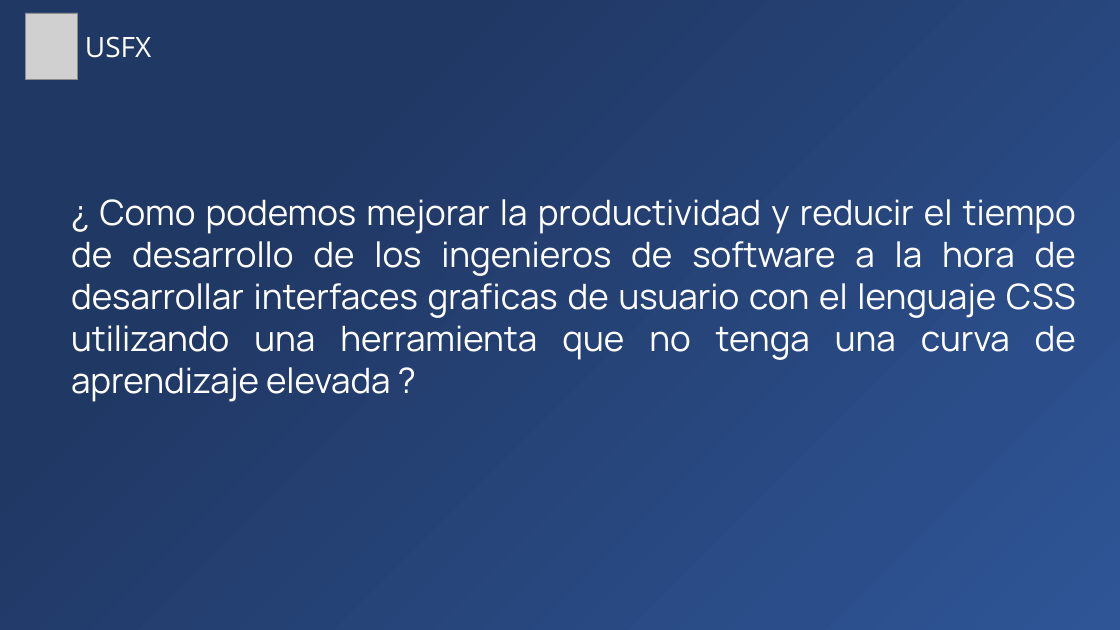
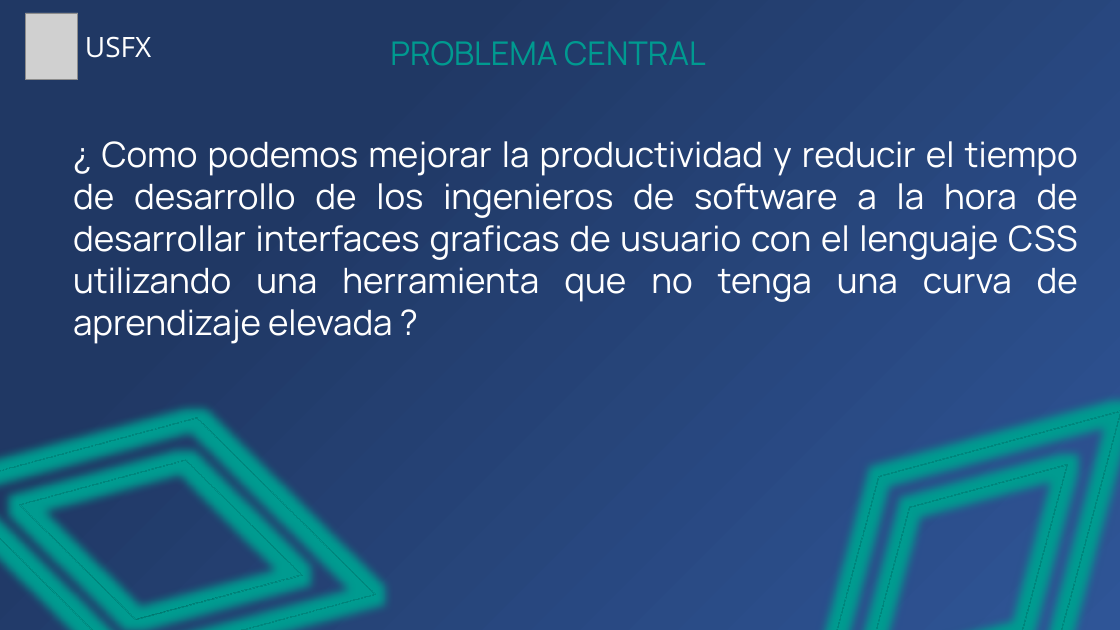
Before and after one commit to Zelechos/Generador-Css, a slide deck: slide 9 of documents/Presentación de Perfil - Modelo Generador CSS.pptx (slide 10 before the commit). Drawn at 1120x630 pixels with LibreOffice and Linux fonts; fonts in the diff are those of the drawing; grey boxes stand for pictures. Boxes give left, top, right and bottom in pixels: in the first picture for what was removed or moved away, otherwise in the second. Text is boxed around its words. In the diff, an @@ line names an element or a change of style, - is before the commit and + after.

```diff
--- a/documents/Presentación de Perfil - Modelo Generador CSS.pptx
+++ b/documents/Presentación de Perfil - Modelo Generador CSS.pptx
@@ text added at box(390, 41, 706, 66), 28 pt, text #009A90 @@
+PROBLEMA CENTRAL
@@ text "¿ Como podemos mejorar la ...": place and size @@
-text "¿ Como podemos mejorar la ..." at box(71, 199, 1076, 402)
+text "¿ Como podemos mejorar la ..." at box(73, 141, 1078, 344)
@@ frame added at box(0, 327, 376, 630), outline #009B90 1 pt @@
@@ frame added at box(813, 410, 1120, 630), outline #009B90 1 pt @@
```
Also in this commit, not shown: 3 other slides changed, 1 slide added, 1 slide removed.
